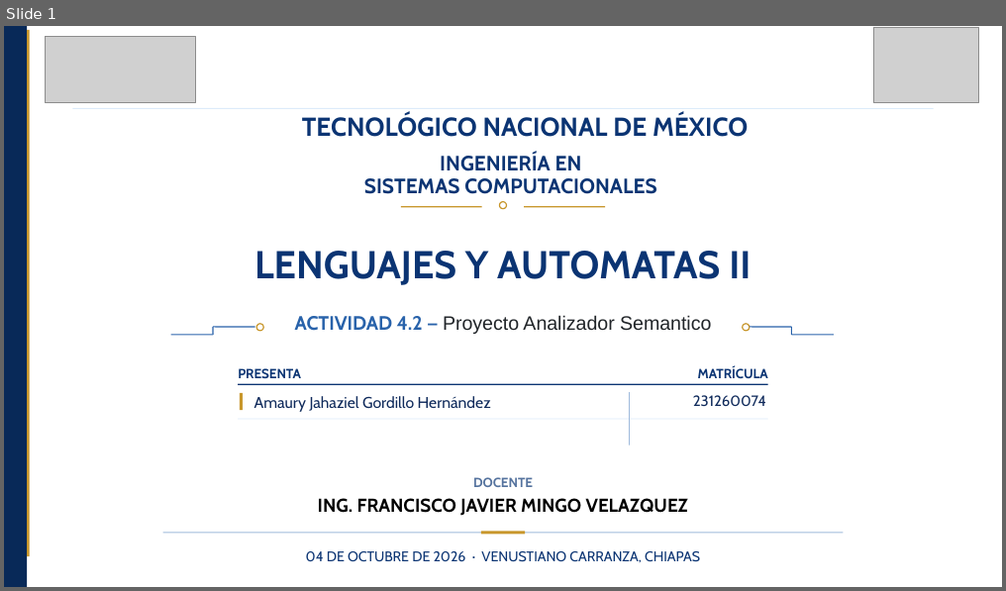
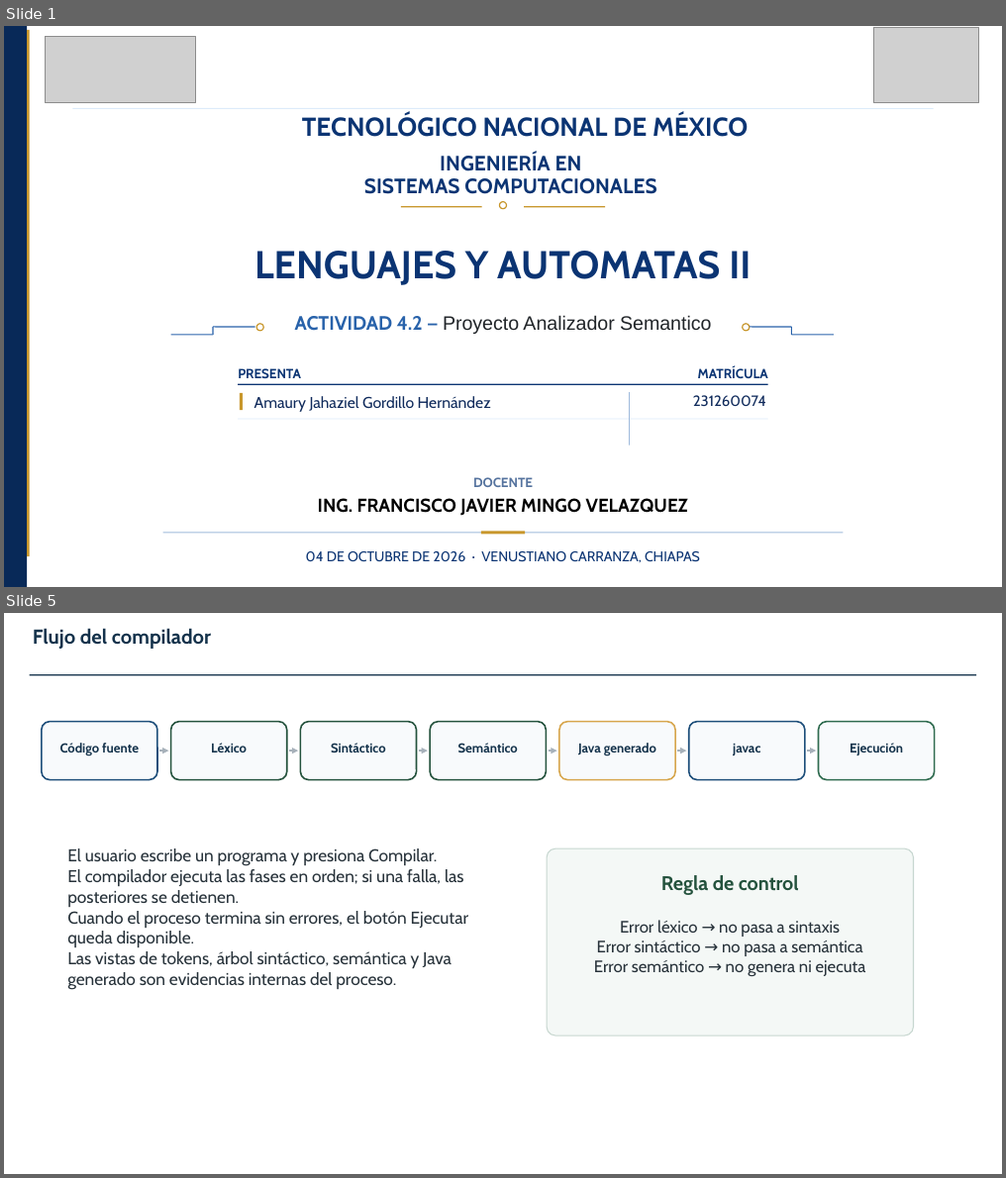
Before and after one commit to amaurycolochos-cpu/LENGUAJES-Y-AUTOMATAS-II, a slide deck: LYA-ll-Tema-4/Actividad 4.2 Proyecto Analizador Semantico_AmauryGordillo_LYA-II_7ISCM.pptx. Shown one above the other, each under a label of ours: slide 1 before the commit, slides 1 and 5 after it; the slides between them are not shown. The pictures are 1006x591 and 1006x1178 pixels, drawn with LibreOffice and Linux fonts; fonts in the diff are those of the drawing; grey boxes stand for pictures; background and template pictures are left out. Boxes give left, top, right and bottom in pixels: in the first picture for what was removed or moved away, otherwise in the second. Text is boxed around its words. In the diff, an @@ line names an element or a change of style, - is before the commit and + after.

```diff
--- a/LYA-ll-Tema-4/Actividad 4.2 Proyecto Analizador Semantico_AmauryGordillo_LYA-II_7ISCM.pptx
+++ b/LYA-ll-Tema-4/Actividad 4.2 Proyecto Analizador Semantico_AmauryGordillo_LYA-II_7ISCM.pptx
@@ slide 5 added at [4,613,1002,1174], background #FFFFFF @@
@@ text added at [33,628,211,649], 19.4 pt, text #14324B, bold @@
+Flujo del compilador
@@ line added from (30, 675) to (976, 675), #14324B 1.3 pt @@
@@ rounded rectangle added at [42,722,157,780], fill #F8FAFC, outline #1D4E7A 1.5 pt @@
@@ rounded rectangle added at [171,722,287,780], fill #F8FAFC, outline #24523D 1.5 pt @@
@@ rounded rectangle added at [300,722,417,780], fill #F8FAFC, outline #24523D 1.5 pt @@
@@ rounded rectangle added at [430,722,546,780], fill #F8FAFC, outline #24523D 1.5 pt @@
@@ rounded rectangle added at [559,722,675,780], fill #F8FAFC, outline #D7A64D 1.5 pt @@
@@ rounded rectangle added at [689,722,805,780], fill #F8FAFC, outline #1D4E7A 1.5 pt @@
@@ rounded rectangle added at [819,722,935,780], fill #F8FAFC, outline #2F6B4F 1.5 pt @@
@@ text added at [60,743,139,757], 12.5 pt, text #14324B, bold @@
+Código fuente
@@ arrow added from (159, 751) to (168, 751), #A7B1BA 1.2 pt @@
@@ text added at [211,743,247,753], 12.5 pt, text #14324B, bold @@
+Léxico
@@ arrow added from (289, 751) to (298, 751), #A7B1BA 1.2 pt @@
@@ text added at [331,743,386,753], 12.5 pt, text #14324B, bold @@
+Sintáctico
@@ arrow added from (419, 751) to (428, 751), #A7B1BA 1.2 pt @@
@@ text added at [458,743,518,753], 12.5 pt, text #14324B, bold @@
+Semántico
@@ arrow added from (548, 751) to (557, 751), #A7B1BA 1.2 pt @@
@@ text added at [578,743,656,757], 12.5 pt, text #14324B, bold @@
+Java generado
@@ arrow added from (678, 751) to (687, 751), #A7B1BA 1.2 pt @@
@@ text added at [733,743,760,756], 12.5 pt, text #14324B, bold @@
+javac
@@ arrow added from (807, 751) to (816, 751), #A7B1BA 1.2 pt @@
@@ text added at [849,743,903,756], 12.5 pt, text #14324B, bold @@
+Ejecución
@@ text added at [67,849,469,990], 16.5 pt, text #27323A @@
+El usuario escribe un programa y presiona Compilar.
+El compilador ejecuta las fases en orden; si una falla, las posteriores se detienen.
+Cuando el proceso termina sin errores, el botón Ejecutar queda disponible.
+Las vistas de tokens, árbol sintáctico, semántica y Java generado son evidencias internas del proceso.
@@ rounded rectangle added at [547,849,914,1036], fill #F4F8F6, outline #C7D7D0 1 pt @@
@@ text added at [661,875,799,895], 19 pt, text #24523D, bold @@
+Regla de control
@@ text added at [594,920,866,976], 16 pt, text #27323A @@
+Error léxico → no pasa a sintaxis
+Error sintáctico → no pasa a semántica
+Error semántico → no genera ni ejecuta
```
Also in this commit, not shown: 2 slides changed, 11 other slides added, 10 slides removed.
